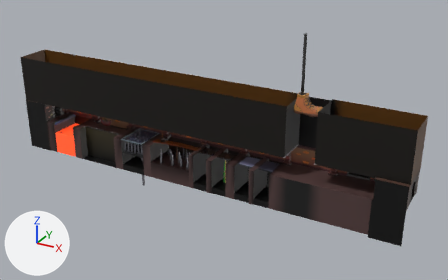
The Blender file Art/Run Forward Level.blend as it was, and as the next commit left it.
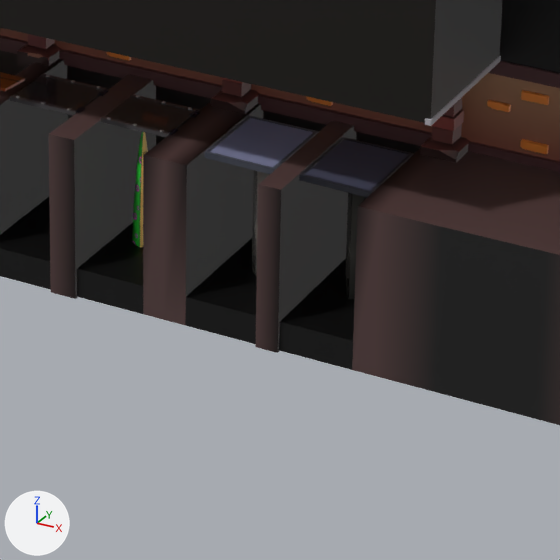
Old and new are each drawn whole from a camera (50 mm lens) standing at (69.6, -73.6, 39.3) and looking at (28.1, 1.9, 1.6) and again close up on the part from 44% to 69% of the width and 47% to 88% of the height. Arrows for +X, +Y and +Z are at lower left; the lights stay in place.

The first close-up shows 'Falling Platform', 'Falling Platform.001', 'Rising Platform', 'Rising Platform.001', 'Running Level', 'Tentacle'.
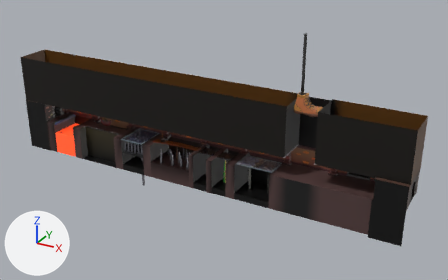
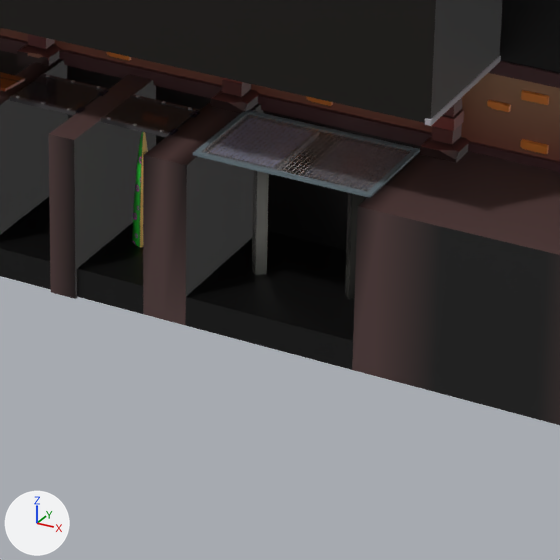
Pixel boxes (x1, y1, x2, y2) of what changed, in the close-ups (560 x 560 px):
part 1 of me_cube_007, added: after (193, 110, 420, 197)
part 2 of me_cube_007, deleted: before (255, 121, 356, 353)
part 3 of me_cube_007, added (black): after (203, 113, 412, 192)

What changed in the scene script:
```text
Add img_metal_grate_floor_png:
    img_metal_grate_floor_png = load_image('Metal Grate Floor.png', '../Hussy Hicks - I am not a dog/Assets/3 - I Am Not A Dog/Sprites Not a Dog/UI/Metal Grate Floor.png', 16, 16, 'sRGB')
Add mat_metal_grate_floor:
    mat_metal_grate_floor = principled_material('Metal Grate Floor')
    mat_metal_grate_floor.texture = img_metal_grate_floor_png  # with its transparency
    mat_metal_grate_floor.metallic = 0.709
    mat_metal_grate_floor.roughness = 0.209
Change me_cube_007:
    used by ob_running_level; location = (50.12, 0.0, 3.13)
    verts and faces of me_cube_007; kept vertices keep their numbers, new ones are numbered from 3691
    remove me_cube_007.from_pydata(...)  # 3691 vertices, 2854 faces; spans x -58.0..6.8, y -3.2..6.9, z -8.7..7.4
    add me_cube_007.from_pydata(...)  # 3703 vertices, 2865 faces; spans x -58.0..6.8, y -3.2..6.9, z -8.7..7.4
    me_cube_007 part 1: the loose piece of 16 vertices spanning x -38.2..-34.1, y -2.6..2.4, z -3.2..-3.1 is copied, and the copy is scaled about its middle by (1.43, 0.678, 0.636), then moved by (21.0, 0.0, 0.1); it spans x -18.1..-12.3, y -1.8..1.7, z -3.1
    me_cube_007 part 2: the loose piece of 8 vertices spanning x -15.5..-14.7, y -2.6..2.5, z -8.5..-3.1 is deleted
    me_cube_007 part 3
    add verts[3691] = (-17.9, -1.7, -3.1)  # pixel (200, 152)
    add verts[3692] = (-12.4, 1.5, -3.1)  # pixel (412, 150)
    add verts[3693] = (-17.9, 1.5, -3.1)  # pixel (248, 112)
    add verts[3694] = (-12.4, -1.7, -3.1)  # pixel (367, 192)
    add faces += [(3691, 3694, 3692, 3693)]  # mat_metal_grate_floor (picture img_metal_grate_floor_png)
    add me_cube_007.materials.append(mat_metal_grate_floor)  # picture img_metal_grate_floor_png
```
